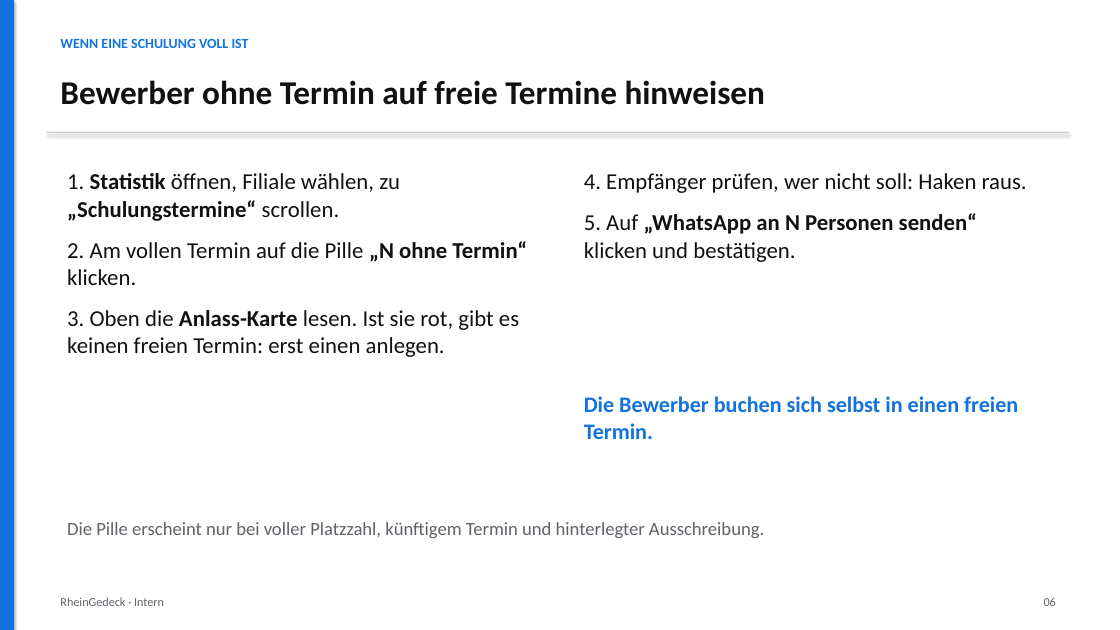
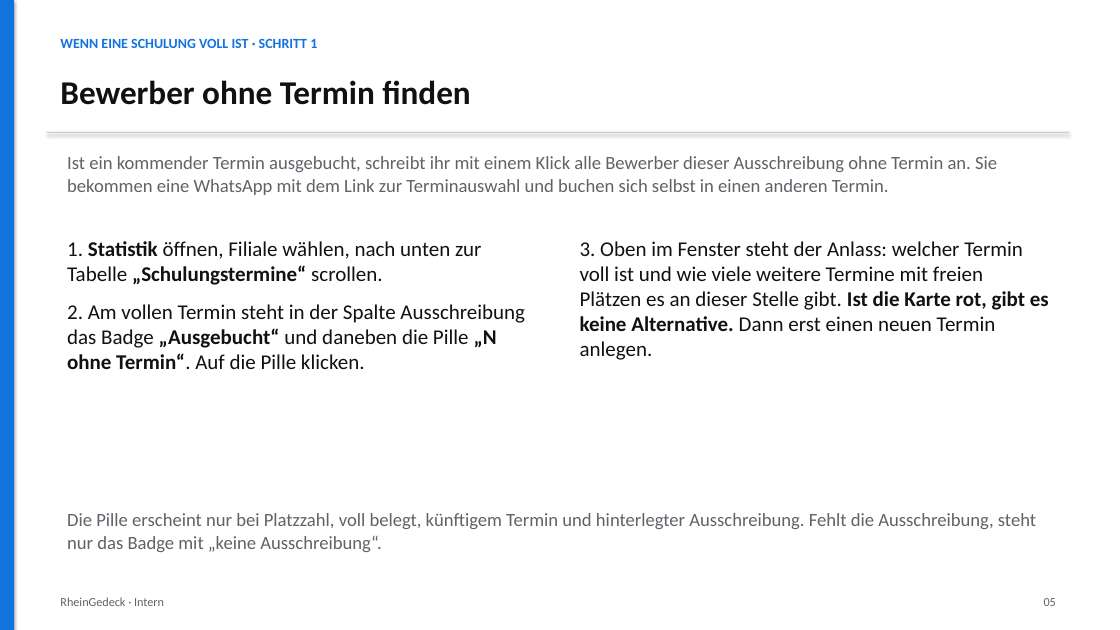
Before and after one commit to martin3r-me/platforms-recruiting, a slide deck: slide 5 of docs/anleitungen/folien/2026-10-08-schulungstermine-umplanen.pptx (slide 6 before the commit). Drawn at 1120x630 pixels with LibreOffice and Linux fonts; fonts in the diff are those of the drawing. Boxes give left, top, right and bottom in pixels: in the first picture for what was removed or moved away, otherwise in the second. Text is boxed around its words. In the diff, an @@ line names an element or a change of style, - is before the commit and + after.

```diff
--- a/docs/anleitungen/folien/2026-10-08-schulungstermine-umplanen.pptx
+++ b/docs/anleitungen/folien/2026-10-08-schulungstermine-umplanen.pptx
@@ text at <box>60,39,317,48</box>: text changed @@
-WENN EINE SCHULUNG VOLL IST
+WENN EINE SCHULUNG VOLL IST · SCHRITT 1
@@ text at <box>60,80,470,105</box>: text changed @@
-Bewerber ohne Termin auf freie Termine hinweisen
+Bewerber ohne Termin finden
@@ text added at <box>67,156,997,195</box>, 16 pt, text #5F6368 @@
+Ist ein kommender Termin ausgebucht, schreibt ihr mit einem Klick alle Bewerber dieser Ausschreibung ohne Termin an. Sie bekommen eine WhatsApp mit dem Link zur Terminauswahl und buchen sich selbst in einen anderen Termin.
@@ text removed at <box>584,173,1027,262</box> @@
-4. Empfänger prüfen, wer nicht soll: Haken raus.
-5. Auf „WhatsApp an N Personen senden“ klicken und bestätigen.
@@ text at <box>67,241,525,369</box>: text changed; size 19.5 to 18 pt @@
-1. Statistik öffnen, Filiale wählen, zu „Schulungstermine“ scrollen.
-2. Am vollen Termin auf die Pille „N ohne Termin“ klicken.
-3. Oben die Anlass-Karte lesen. Ist sie rot, gibt es keinen freien Termin: erst einen anlegen.
+1. Statistik öffnen, Filiale wählen, nach unten zur Tabelle „Schulungstermine“ scrollen.
+2. Am vollen Termin steht in der Spalte Ausschreibung das Badge „Ausgebucht“ und daneben die Pille „N ohne Termin“. Auf die Pille klicken.
@@ text at <box>580,241,1049,360</box>: text changed; size 19 to 18 pt; text colour #1273DE to #111111; bold off @@
-Die Bewerber buchen sich selbst in einen freien Termin.
+3. Oben im Fenster steht der Anlass: welcher Termin voll ist und wie viele weitere Termine mit freien Plätzen es an dieser Stelle gibt. Ist die Karte rot, gibt es keine Alternative. Dann erst einen neuen Termin anlegen.
@@ text at <box>67,513,1036,552</box>: text changed @@
-Die Pille erscheint nur bei voller Platzzahl, künftigem Termin und hinterlegter Ausschreibung.
+Die Pille erscheint nur bei Platzzahl, voll belegt, künftigem Termin und hinterlegter Ausschreibung. Fehlt die Ausschreibung, steht nur das Badge mit „keine Ausschreibung“.
```
Also in this commit, not shown: 6 other slides changed, 2 slides added, 1 other file.
